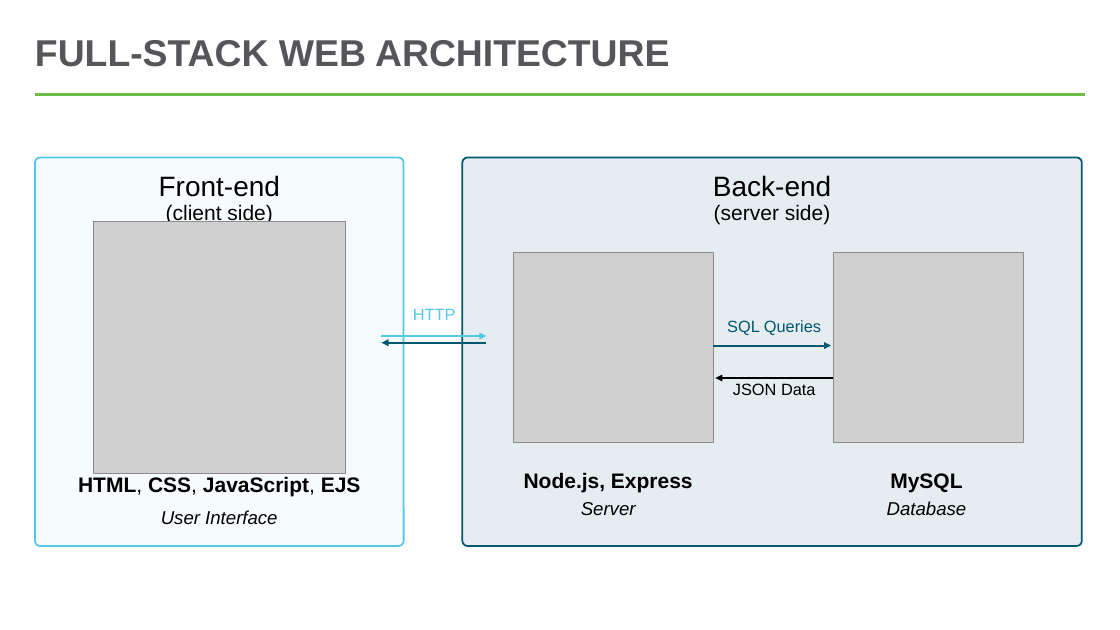
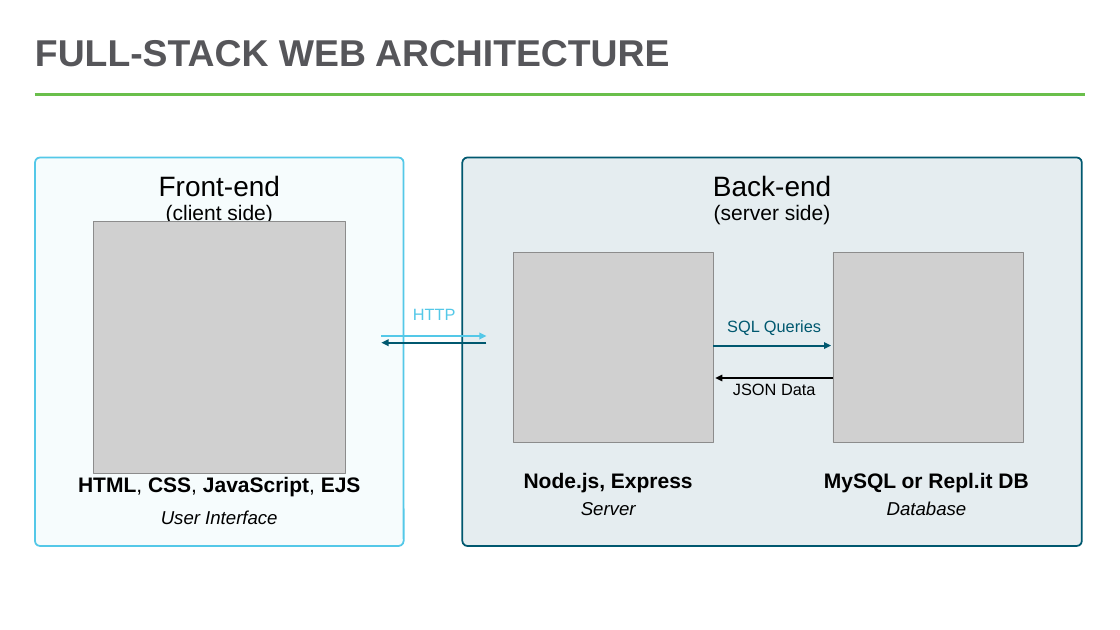
Before and after one commit to hytechclub/web-201, a slide deck: slide 14 of FullStackOverview/FullStackOverview.pptx. Drawn at 1120x630 pixels with LibreOffice and Linux fonts; fonts in the diff are those of the drawing; grey boxes stand for pictures. Boxes give left, top, right and bottom in pixels: in the first picture for what was removed or moved away, otherwise in the second. Text is boxed around its words. In the diff, an @@ line names an element or a change of style, - is before the commit and + after.

```diff
--- a/FullStackOverview/FullStackOverview.pptx
+++ b/FullStackOverview/FullStackOverview.pptx
@@ text at <box>824,472,1028,492</box>: text changed @@
-MySQL
+MySQL or Repl.it DB
```
Also in this commit, not shown: 2 other slides changed, 2 other files.
